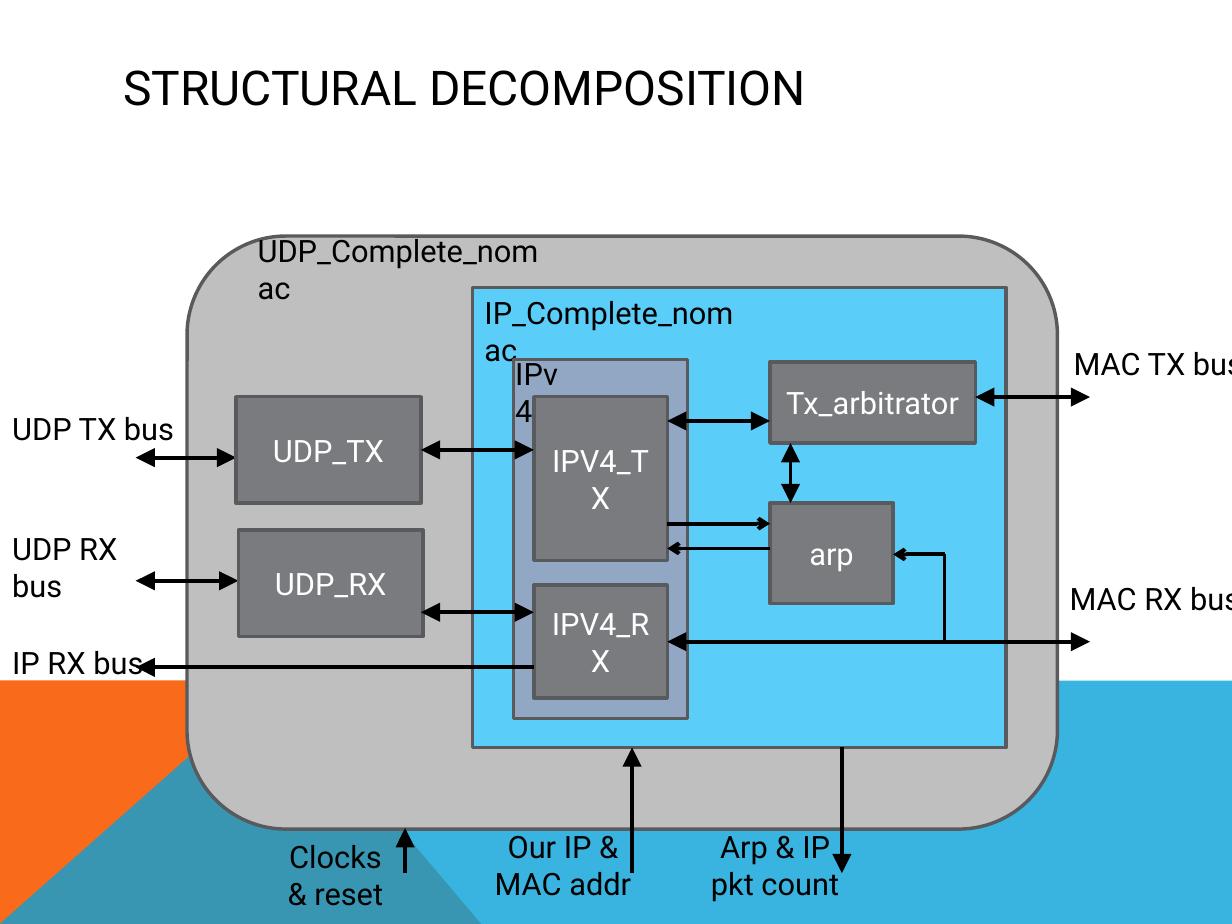
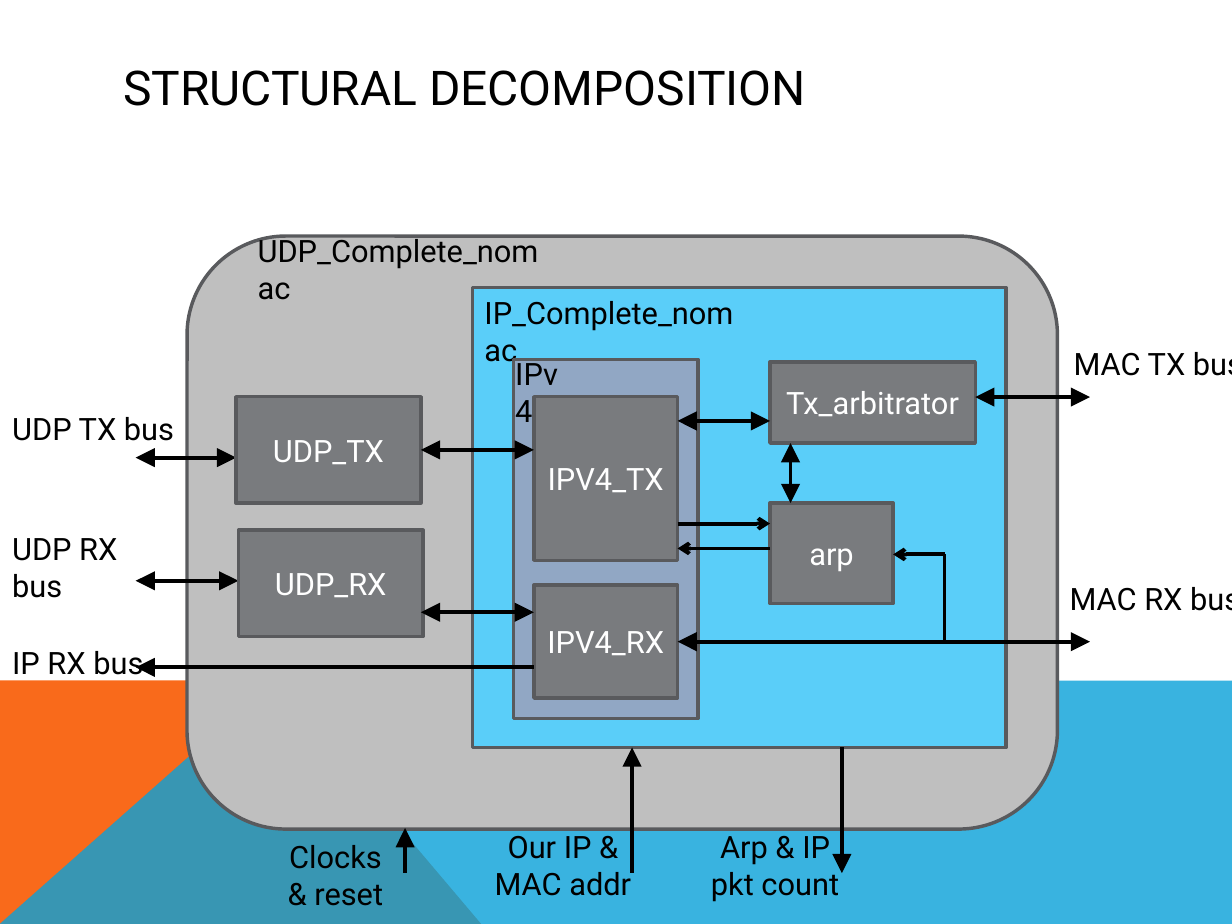
Before and after one commit to freecores/udp_ip_stack, a slide deck: slide 6 of doc/src/UDP_IP_Stack.pptx. Drawn at 1232x924 pixels with LibreOffice and Linux fonts; fonts in the diff are those of the drawing. Boxes give left, top, right and bottom in pixels: in the first picture for what was removed or moved away, otherwise in the second. Text is boxed around its words. In the diff, an @@ line names an element or a change of style, - is before the commit and + after.

```diff
--- a/doc/src/UDP_IP_Stack.pptx
+++ b/doc/src/UDP_IP_Stack.pptx
@@ rectangle: place and size @@
-rectangle at <box>514,360,689,719</box>
+rectangle at <box>514,360,699,719</box>
@@ rectangle "IPV4_TX": place and size @@
-rectangle "IPV4_TX" at <box>533,397,667,561</box>
+rectangle "IPV4_TX" at <box>533,397,678,561</box>
@@ double arrow moved from (668, 421) - (770, 421) to (678, 421) - (770, 421) @@
@@ arrow moved from (668, 524) - (770, 524) to (678, 524) - (770, 524) @@
@@ arrow moved from (770, 548) - (668, 548) to (770, 548) - (678, 548) @@
@@ rectangle "IPV4_RX": place and size @@
-rectangle "IPV4_RX" at <box>533,585,667,699</box>
+rectangle "IPV4_RX" at <box>533,585,678,699</box>
@@ double arrow moved from (668, 642) - (1090, 642) to (678, 642) - (1090, 642) @@
```
Also in this commit, not shown: 3 other slides changed, 11 other files.
